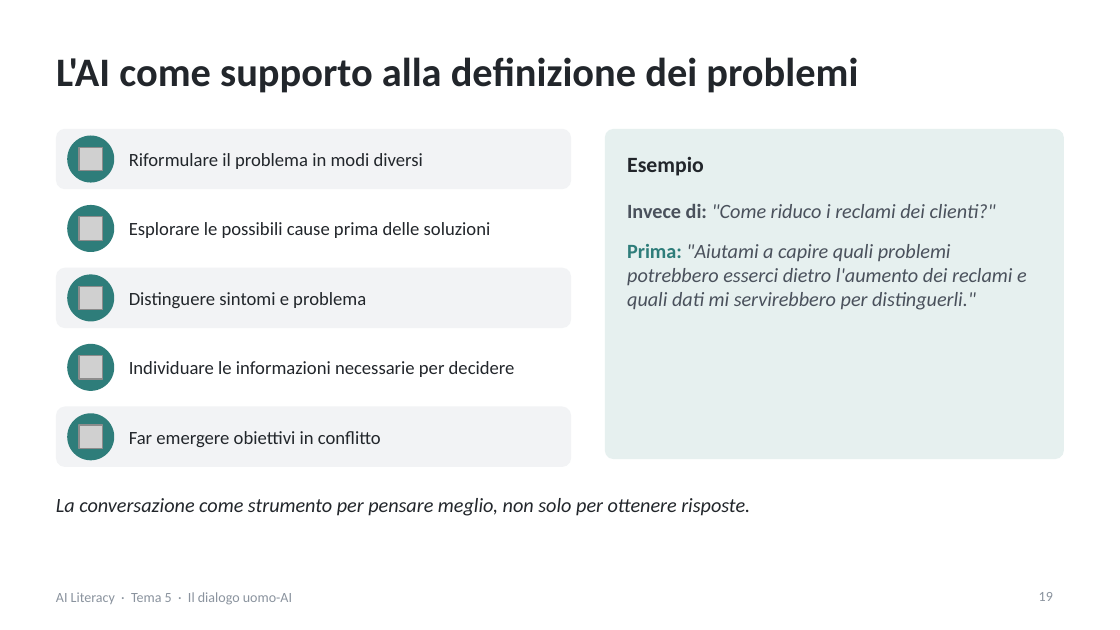
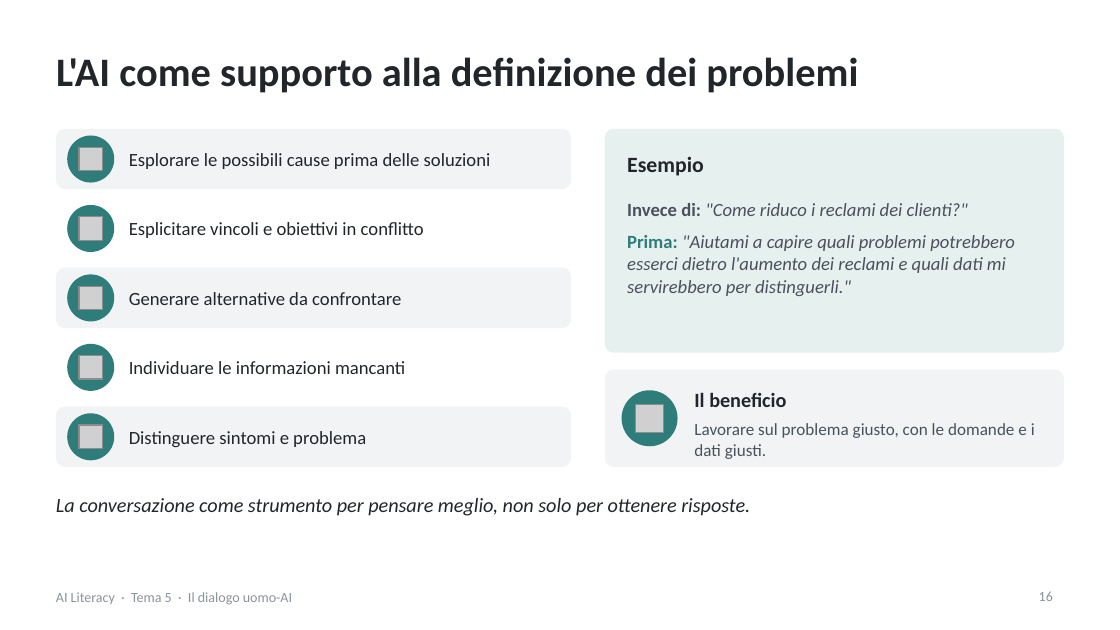
Before and after one commit to NetAi-IT/Formazione-AI-Literacy-Official, a slide deck: slide 16 of Base/Tema5_Dialogo_uomo_AI.pptx (slide 19 before the commit). Drawn at 1120x630 pixels with LibreOffice and Linux fonts; fonts in the diff are those of the drawing; grey boxes stand for pictures. Boxes give left, top, right and bottom in pixels: in the first picture for what was removed or moved away, otherwise in the second. Text is boxed around its words. In the diff, an @@ line names an element or a change of style, - is before the commit and + after.

```diff
--- a/Base/Tema5_Dialogo_uomo_AI.pptx
+++ b/Base/Tema5_Dialogo_uomo_AI.pptx
@@ text "Esplorare le possibili cause prima ..." moved from (x1=129, y1=222, x2=491, y2=238) to (x1=129, y1=153, x2=491, y2=169) @@
@@ rounded rectangle resized from (x1=605, y1=129, x2=1064, y2=459) to (x1=605, y1=129, x2=1064, y2=353) @@
@@ rounded rectangle at (x1=605, y1=129, x2=1064, y2=353): proportions changed @@
@@ text removed at (x1=129, y1=153, x2=423, y2=169) @@
-Riformulare il problema in modi diversi
@@ text "Invece di: "Come riduco i ..." at (x1=627, y1=203, x2=1015, y2=296): size 13 to 12 pt @@
@@ text added at (x1=129, y1=222, x2=424, y2=238), 12 pt, text #22262B @@
+Esplicitare vincoli e obiettivi in conflitto
@@ text at (x1=129, y1=292, x2=401, y2=305): text changed @@
-Distinguere sintomi e problema
+Generare alternative da confrontare
@@ text at (x1=129, y1=361, x2=405, y2=374): text changed @@
-Individuare le informazioni necessarie per decidere
+Individuare le informazioni mancanti
@@ rounded rectangle added at (x1=605, y1=370, x2=1064, y2=467), fill #F2F3F5 @@
@@ ellipse added at (x1=622, y1=390, x2=678, y2=446), fill #2E7D7A @@
@@ picture added at (x1=635, y1=404, x2=663, y2=432) @@
@@ text added at (x1=694, y1=392, x2=786, y2=407), 13 pt, text #22262B, bold @@
+Il beneficio
@@ text at (x1=129, y1=431, x2=366, y2=447): text changed @@
-Far emergere obiettivi in conflitto
+Distinguere sintomi e problema
@@ text added at (x1=694, y1=423, x2=1035, y2=459), 11 pt, text #4A515C @@
+Lavorare sul problema giusto, con le domande e i dati giusti.
@@ page number at (x1=1039, y1=591, x2=1053, y2=601): text changed @@
-19
+16
```
Also in this commit, not shown: 35 other slides changed, 9 slides added, 24 slides removed, 1 other file.
